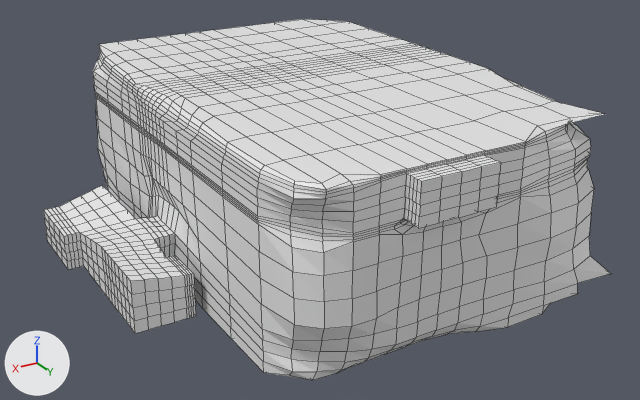
What one commit did to the Blender file Assets/Meshes/map.blend.
Camera for both pictures: a camera (50 mm lens) standing at (28.5, 47.6, 18.8) and looking at (1.5, 2.6, -3.7). Every picture has the same lights, and +X, +Y and +Z are marked at lower left. Mesh edges are drawn as thin lines.

In view in the first picture: 'Map'.
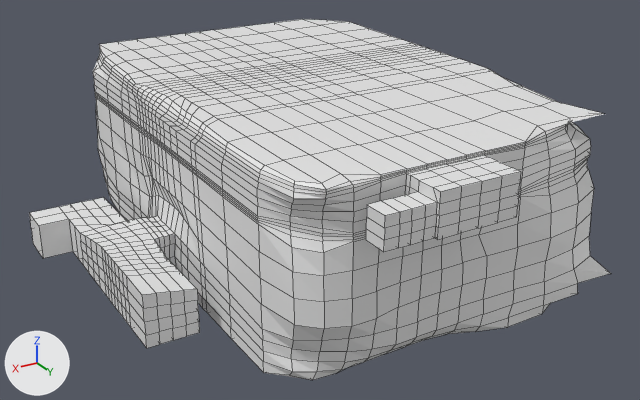
The change, as a list of edits to the scene's bpy script:
```text
Change me_cube_001:
    used by ob_map; location = (0.0, 0.0, 0.0); scale = (10.7, 16.1, 8.05)
    remove me_cube_001.from_pydata(...)  # 2716 vertices, 2700 faces; spans x -1.08..1.51, y -1.0..1.07, z -1.1..0.45
    add me_cube_001.from_pydata(...)  # 2749 vertices, 2744 faces; spans x -1.08..1.6, y -1.0..1.16, z -1.1..0.45
    me_cube_001 part 1: 34 vertices moved from x -0.75..1.41, y 0.13..0.31, z -1.0..-0.58 to x -0.75..1.41, y 0.11..0.42, z -1.0..-0.58; 69 vertices removed from x -0.94..1.1, y 0.13..0.31, z -1.0..-0.65; 134 vertices added at x -1.0..1.11, y 0.06..0.34, z -1.1..0.45
    me_cube_001 part 2: 51 vertices moved from x 0.0..0.45, y 1.04..1.07, z 0.12..0.42 to x 0.0..0.51, y 1.06..1.16, z 0.12..0.42; 6 vertices removed from x 0.45, y 1.04..1.07, z 0.12..0.34; 38 vertices added at x 0.45..0.72, y 1.06..1.16, z 0.12..0.34
    me_cube_001 part 3: 20 vertices moved from x 1.12..1.34, y -0.58..-0.27, z -0.75..-0.58 to x 1.12..1.34, y -0.58..-0.27, z -0.79..-0.7; 73 vertices removed from x 1.44..1.51, y -0.58..-0.28, z -0.99..-0.7; 9 vertices added at x 1.6, y -0.58..-0.43, z -0.99..-0.7
```

Where the change shows, as pixel boxes (x1, y1, x2, y2) in the pictures (640 x 400 px; the box of a moved part takes in the faces that stretch with it):
'Map', reshaped: before (44, 19, 611, 380); after (29, 19, 611, 380)
part 1 of me_cube_001, moved or reshaped: before (126, 255, 196, 333); after (126, 56, 521, 348)
part 2 of me_cube_001, moved or reshaped: before (408, 157, 501, 228); after (366, 157, 521, 252)
part 3 of me_cube_001, cut back: before (44, 185, 136, 270); after (29, 197, 134, 258)
